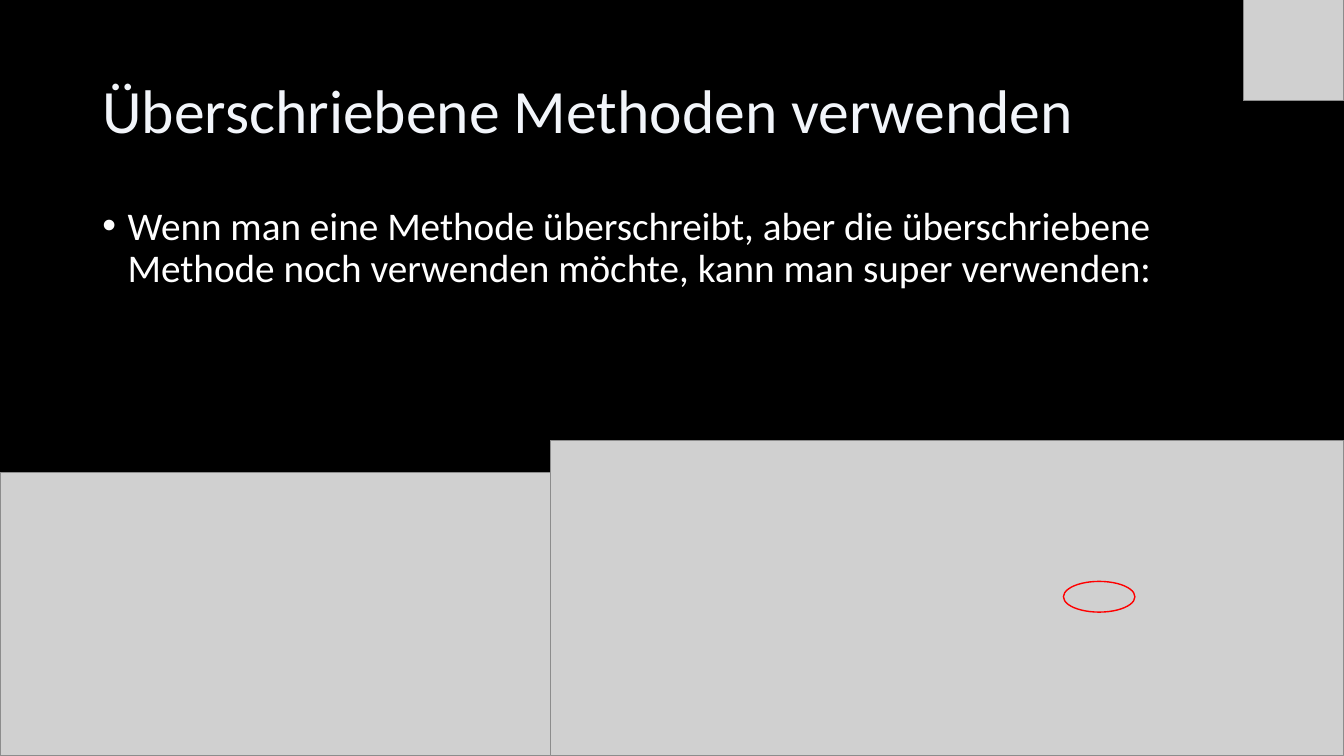
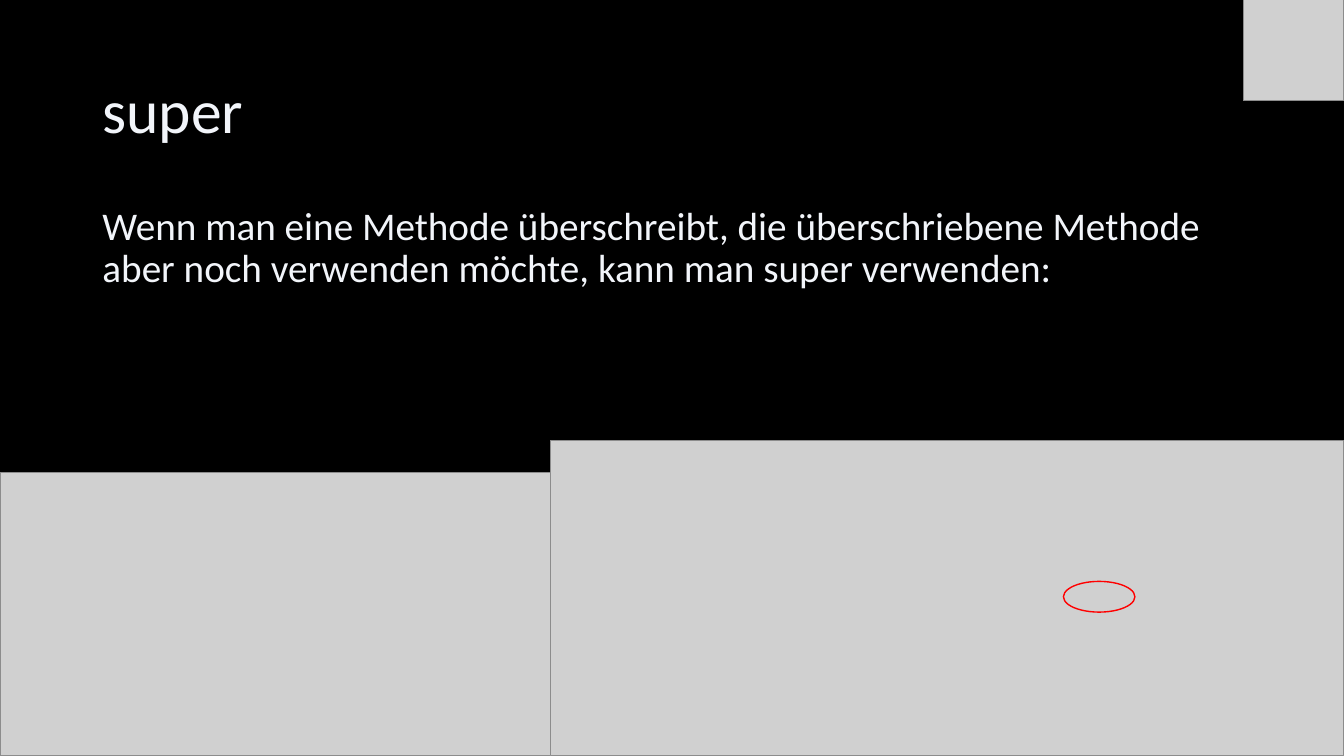
Before and after one commit to Cactusroot/Java, a slide deck: slide 70 of src/Java.pptx (slide 65 before the commit). Drawn at 1344x756 pixels with LibreOffice and Linux fonts; fonts in the diff are those of the drawing; grey boxes stand for pictures. Boxes give left, top, right and bottom in pixels: in the first picture for what was removed or moved away, otherwise in the second. Text is boxed around its words. In the diff, an @@ line names an element or a change of style, - is before the commit and + after.

```diff
--- a/src/Java.pptx
+++ b/src/Java.pptx
@@ title at (102, 103, 243, 143): text changed @@
-Überschriebene Methoden verwenden
+super
@@ text at (102, 212, 1200, 289): text changed; text colour #FFFFFF to #F2F5FA @@
-• Wenn man eine Methode überschreibt, aber die überschriebene Methode noch verwenden möchte, kann man super verwenden:
+Wenn man eine Methode überschreibt, die überschriebene Methode aber noch verwenden möchte, kann man super verwenden:
```
Also in this commit, not shown: 58 other slides changed, 9 slides added, 3 slides removed, 8 other files.
